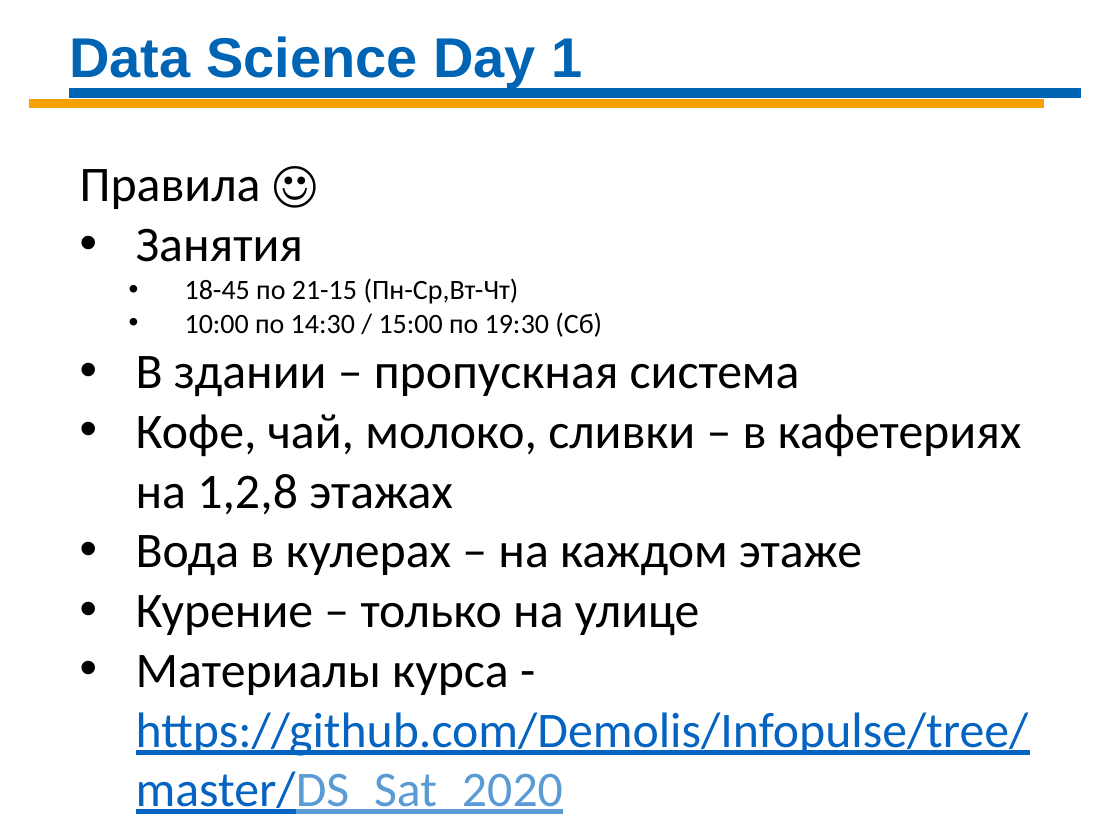
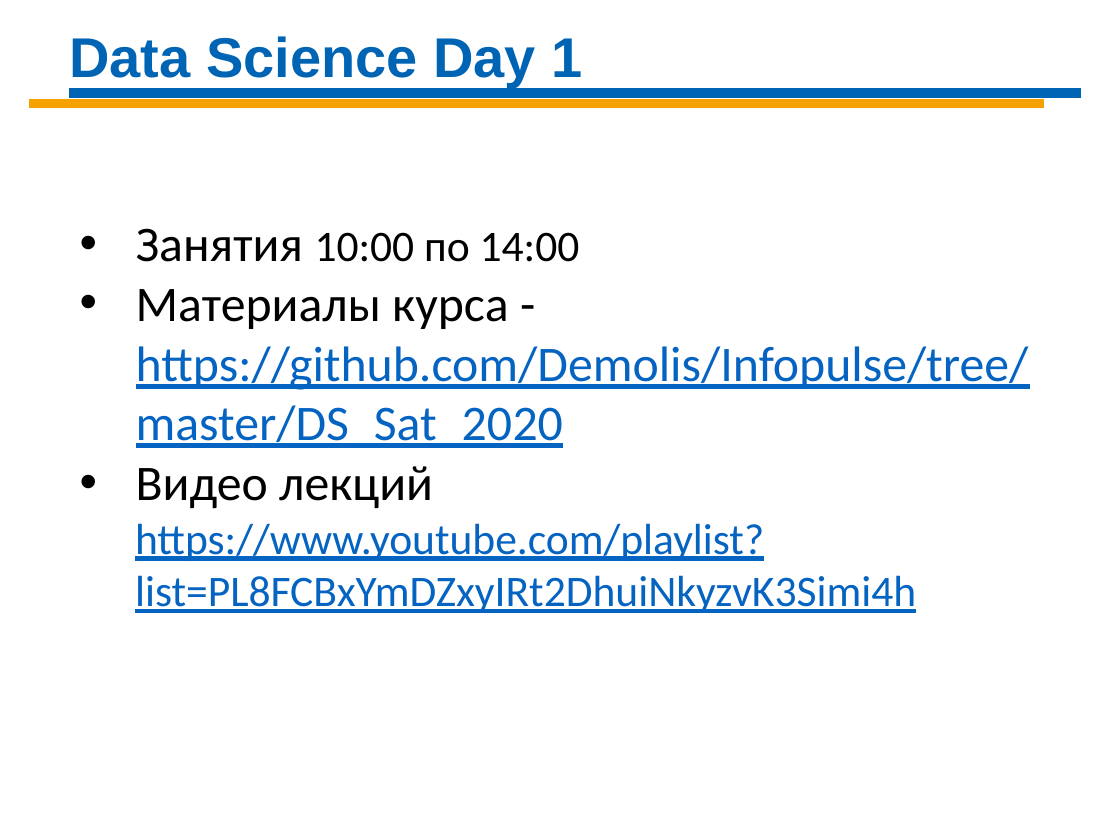
Before and after one commit to Demolis/Infopulse, a slide deck: slide 1 of DS_Sat_2020/DS-Day-01 R.pptx. Drawn at 1120x840 pixels with LibreOffice and Linux fonts; fonts in the diff are those of the drawing. Boxes give left, top, right and bottom in pixels: in the first picture for what was removed or moved away, otherwise in the second. Text is boxed around its words. In the diff, an @@ line names an element or a change of style, - is before the commit and + after.

```diff
--- a/DS_Sat_2020/DS-Day-01 R.pptx
+++ b/DS_Sat_2020/DS-Day-01 R.pptx
@@ text at [136,228,580,262]: text changed; size 32 to 28 pt @@
-Правила ☺
-• Занятия
-  • 18-45 по 21-15 (Пн-Ср,Вт-Чт)
-  • 10:00 по 14:30 / 15:00 по 19:30 (Сб)
-• В здании – пропускная система
-• Кофе, чай, молоко, сливки – в кафетериях на 1,2,8 этажах
-• Вода в кулерах – на каждом этаже
-• Курение – только на улице
+• Занятия 10:00 по 14:00
@@ text at [136,289,1029,448]: text colour #5B9BD5 to #0563C1 in "https://github.com/Demolis/Infopulse/tree/master/DS_Sat_2020" @@
@@ text at [135,466,916,613]: paragraphs added @@
+• Видео лекций
+https://www.youtube.com/playlist?list=PL8FCBxYmDZxyIRt2DhuiNkyzvK3Simi4h
```
Also in this commit, not shown: 2 other slides changed, 56 other files.
